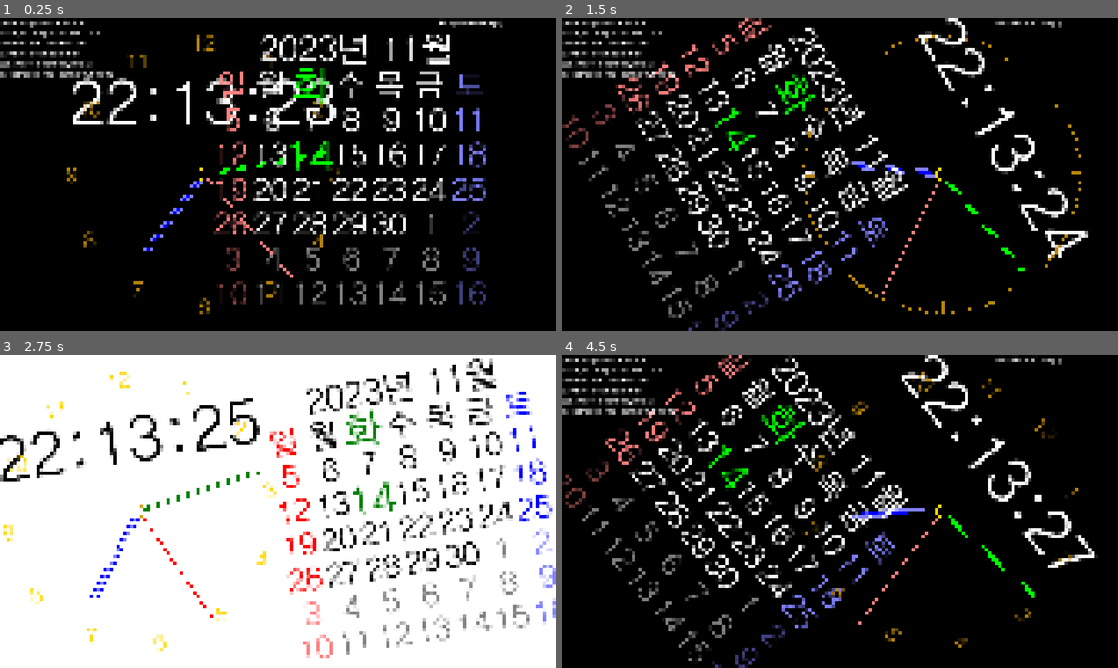
Above: before the commit, frames 1-4 (two rows, left to right).
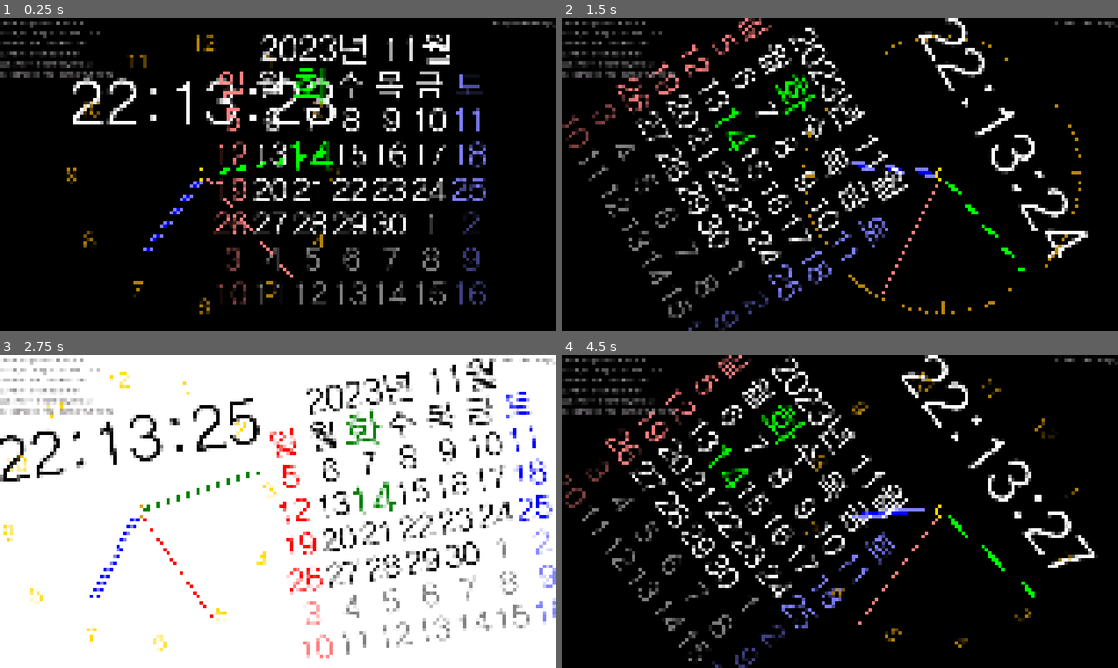
Above: after the commit, the same moments.

Repository: kasworld/gd4analogclockcal
Game: Godot game, scene res://main.tscn
The game is run twice, just before and just after one commit, with the same random seed, the same clock (stepped at 60 frames per second) and the same inputs.
Inputs (mouse positions are in pixels of both pictures, inside the frame that each line leads up to):
- Up to frame 1 (0.25 s): no input
- Up to frame 2 (1.5 s): tap Enter at 0.5, 0.6 s; move the mouse to (962, 158) at 0.52 s; click (962, 158) at 0.67 s; tap Space at 0.77 s; move the mouse to (728, 190) at 1.27 s; tap Z at 1.35 s; click (728, 190) at 1.42 s
- Up to frame 3 (2.75 s): tap Space at 1.52 s; move the mouse to (333, 442) at 2.02 s; tap Enter at 2.1 s; click (333, 442) at 2.17 s
- Up to frame 4 (4.5 s): move the mouse to (812, 574) at 2.77 s; tap Z at 2.85, 4.35 s; click (812, 574) at 2.92 s; tap Space at 3.02, 3.77 s; move the mouse to (1006, 558) at 3.52 s; tap Enter at 3.6 s; click (1006, 558) at 3.67 s; move the mouse to (673, 464) at 4.27 s; click (673, 464) at 4.42 s

The runs differ from the first frame. In frame 1, 1.1% of the frame differs, in the area x 0-100%, y 1-20%; in frame 2, 1.1%; in frame 3, 1.0%; in frame 4, 1.1%.

Commit message:
ui background

Diff:
--- a/main.tscn
+++ b/main.tscn
@@ -27,6 +27,7 @@
 [node name="Calendar" parent="." unique_id=319979428 instance=ExtResource("6_thwpy")]
 
 [node name="왼쪽패널" type="VBoxContainer" parent="." unique_id=1339140418]
+modulate = Color(0.53275, 0.51307285, 0.5306116, 1)
 offset_right = 40.0
 offset_bottom = 40.0
 theme = SubResource("Theme_lquwl")
@@ -38,11 +39,13 @@
 layout_mode = 2
 
 [node name="오른쪽패널" type="VBoxContainer" parent="." unique_id=1674362529]
+modulate = Color(0.49354547, 0.49354553, 0.49354553, 1)
 offset_right = 40.0
 offset_bottom = 40.0
 theme = SubResource("Theme_7mycd")
 
 [node name="LabelPerformance" type="Label" parent="오른쪽패널" unique_id=1553418342]
 layout_mode = 2
+horizontal_alignment = 2
 
 [connection signal="timeout" from="Timer패널숨기기" to="." method="_on_timer패널숨기기_timeout"]
